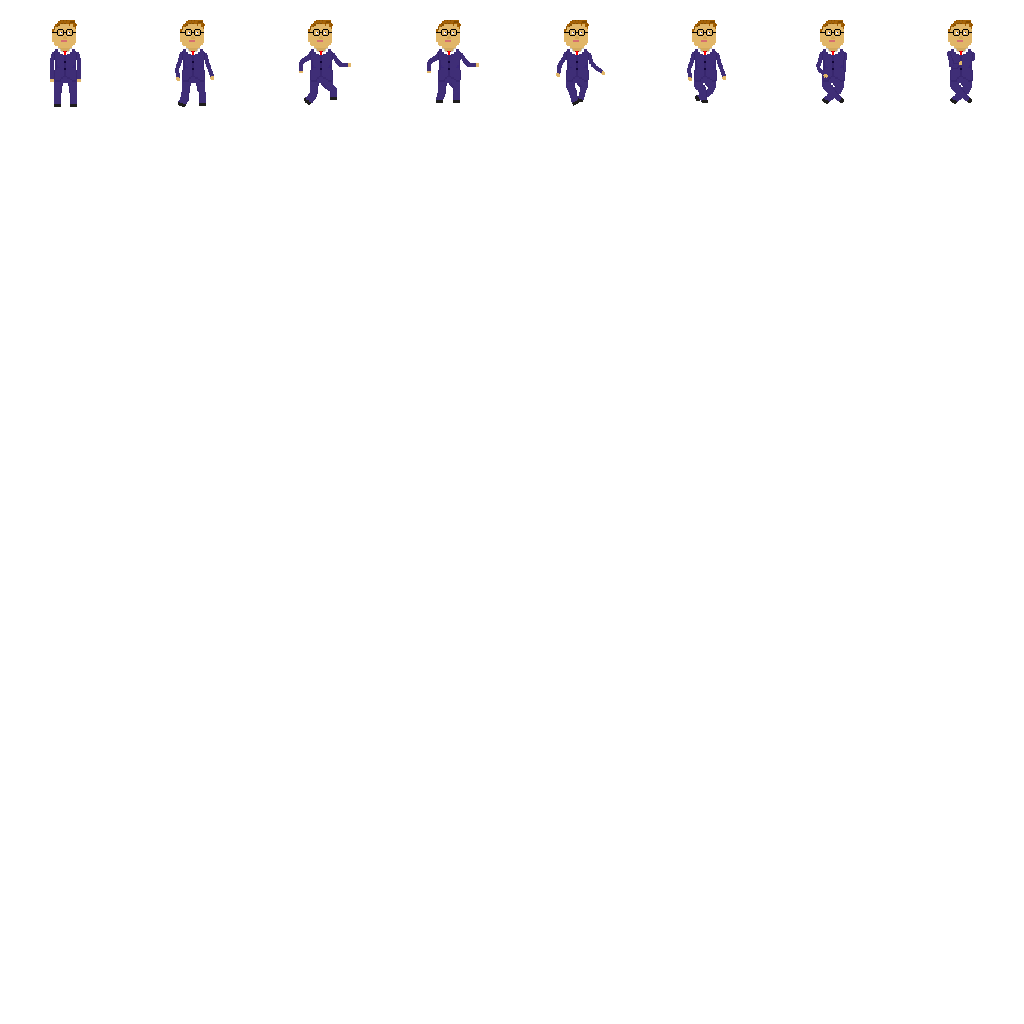
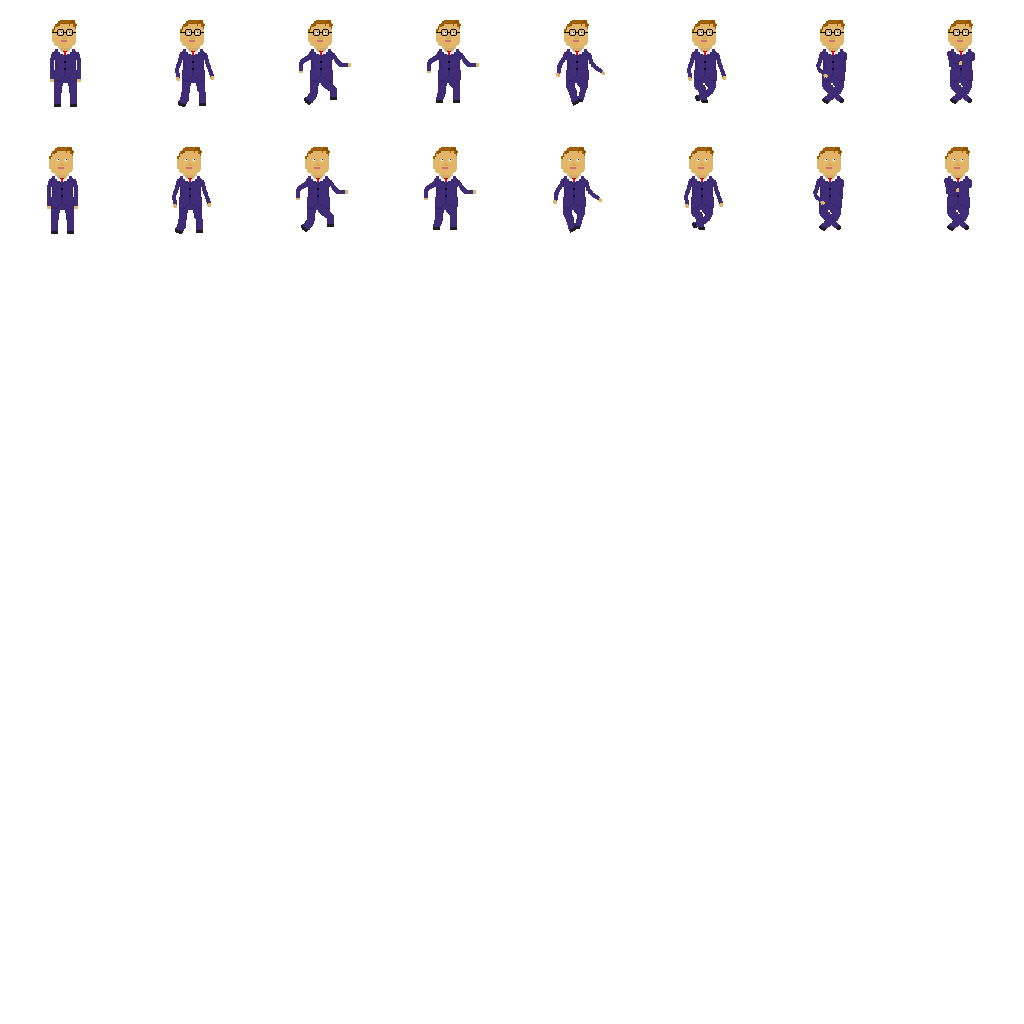
Before/after of a w=1024, h=1024 layered artwork. What changed in the layer stack:
painted on "Pasted Layer" over (47, 147, 972, 234)
